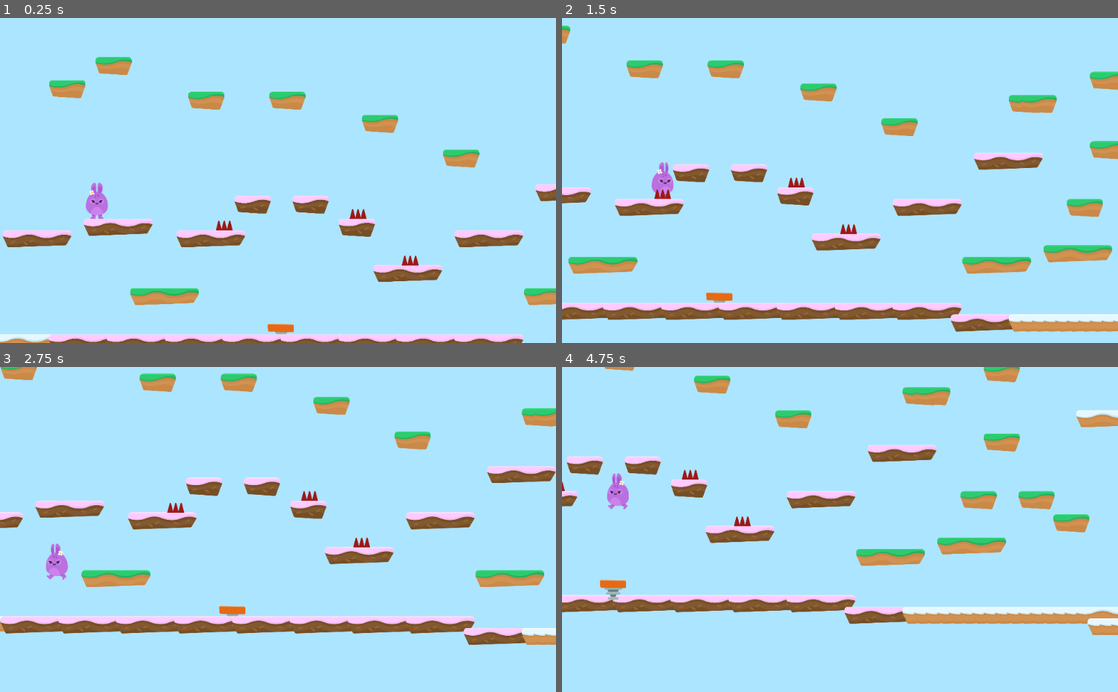
Above: before the commit, frames 1-4 (two rows, left to right).
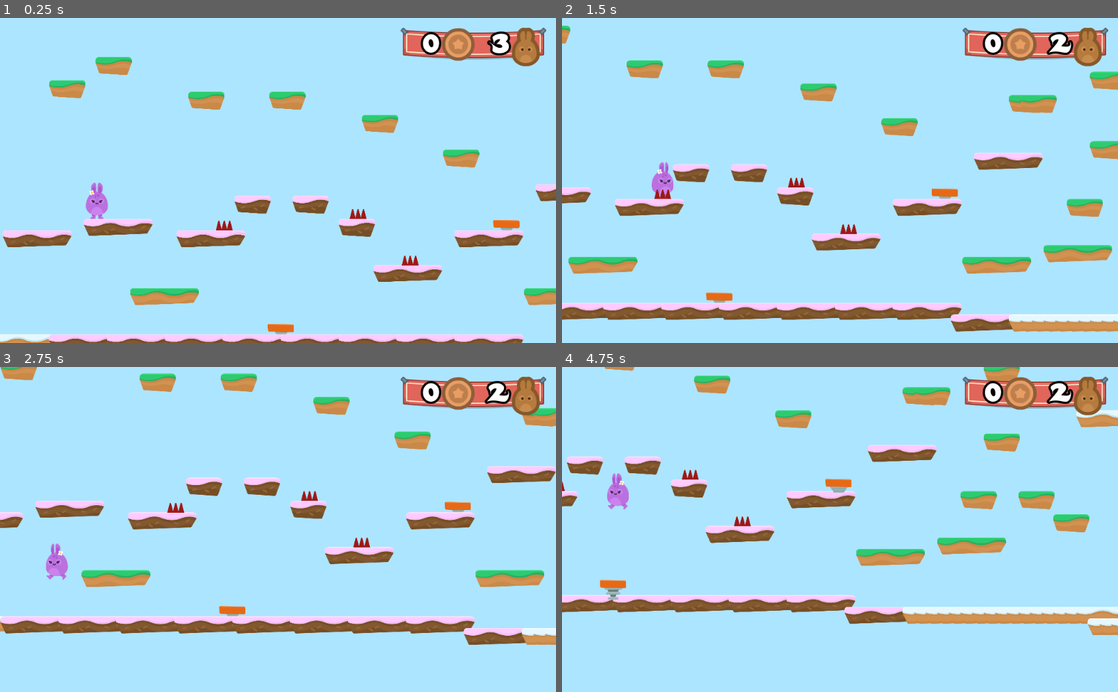
Above: after the commit, the same moments.

Repository: vrudas/hoppy-days
Game: Godot game, scene res://Levels/Level1.tscn
Two runs of this game, one before a commit and one after it. Both use one fixed random seed, a clock stepped at 60 frames per second and the inputs below.
Inputs:
- Up to frame 1 (0.25 s): no input
- Up to frame 2 (1.5 s): hold D (right) from 0.53 s (still down); tap W (jump) at 0.77 s
- Up to frame 3 (2.75 s): tap W (jump) at 1.52 s; release D (right) at 2.03 s; hold A (left) from 2.03 s (still down)
- Up to frame 4 (4.75 s): release A (left) at 2.78 s; hold D (right) 2.78-4.28 s; tap W (jump) at 3.02, 3.77, 4.52 s; hold A (left) from 4.28 s (still down)

The runs differ from the first frame. In frame 1, 2.4% of the frame differs, in the area x 72-99%, y 2-66%; in frame 2, 2.4%; in frame 3, 2.4%; in frame 4, 2.5%, in the area x 47-99%, y 2-39%.

Commit message:
Implemented GUI

Diff:
--- /dev/null
+++ b/GUI/GUI.gd
@@ -0,0 +1,7 @@
+extends CanvasLayer
+
+onready var LifeCount: Label = $Control/TextureRect/HBoxContainer/LifeCount
+
+
+func update_lives(lives_left: int):
+    LifeCount.text = str(lives_left)
--- /dev/null
+++ b/GUI/GUI.tscn
@@ -0,0 +1,85 @@
+[gd_scene load_steps=7 format=2]
+
+[ext_resource path="res://GFX/HUD/bannerHanging.png" type="Texture" id=1]
+[ext_resource path="res://GFX/HUD/coin_bronze.png" type="Texture" id=2]
+[ext_resource path="res://Fonts/candles_.ttf" type="DynamicFontData" id=3]
+[ext_resource path="res://GFX/HUD/lifes.png" type="Texture" id=4]
+[ext_resource path="res://GUI/GUI.gd" type="Script" id=5]
+
+[sub_resource type="DynamicFont" id=1]
+size = 48
+outline_size = 4
+outline_color = Color( 0, 0, 0, 1 )
+use_filter = true
+font_data = ExtResource( 3 )
+
+[node name="GUI" type="CanvasLayer" groups=[
+"GUI",
+]]
+script = ExtResource( 5 )
+
+[node name="Control" type="Control" parent="."]
+anchor_right = 1.0
+anchor_bottom = 1.0
+__meta__ = {
+"_edit_use_anchors_": false
+}
+
+[node name="TextureRect" type="TextureRect" parent="Control"]
+anchor_left = 1.0
+anchor_right = 1.0
+margin_left = -286.0
+margin_top = 18.0
+margin_bottom = 59.0
+texture = ExtResource( 1 )
+__meta__ = {
+"_edit_use_anchors_": false
+}
+
+[node name="HBoxContainer" type="HBoxContainer" parent="Control/TextureRect"]
+anchor_right = 1.0
+anchor_bottom = 1.0
+margin_left = 12.0
+margin_right = -30.0
+margin_bottom = -12.0
+alignment = 1
+__meta__ = {
+"_edit_use_anchors_": false
+}
+
+[node name="CoinCount" type="Label" parent="Control/TextureRect/HBoxContainer"]
+margin_top = 4.0
+margin_right = 60.0
+margin_bottom = 66.0
+size_flags_horizontal = 3
+custom_fonts/font = SubResource( 1 )
+text = "0"
+align = 2
+__meta__ = {
+"_edit_use_anchors_": false
+}
+
+[node name="CoinIcon" type="TextureRect" parent="Control/TextureRect/HBoxContainer"]
+margin_left = 64.0
+margin_right = 124.0
+margin_bottom = 71.0
+texture = ExtResource( 2 )
+
+[node name="LifeCount" type="Label" parent="Control/TextureRect/HBoxContainer"]
+margin_left = 128.0
+margin_top = 4.0
+margin_right = 188.0
+margin_bottom = 66.0
+size_flags_horizontal = 3
+custom_fonts/font = SubResource( 1 )
+text = "0"
+align = 2
+__meta__ = {
+"_edit_use_anchors_": false
+}
+
+[node name="LifeIcon" type="TextureRect" parent="Control/TextureRect/HBoxContainer"]
+margin_left = 192.0
+margin_right = 244.0
+margin_bottom = 71.0
+texture = ExtResource( 4 )
--- a/Levels/GameState.gd
+++ b/Levels/GameState.gd
@@ -5,14 +5,22 @@
 func _ready():
     add_to_group("Gamestate")
 
+    update_GUI()
+
 
 func hurt():
     lives -= 1
+
     $Player.hurt()
+    update_GUI()
 
     if lives < 0:
         end_game()
 
 
+func update_GUI():
+    get_tree().call_group("GUI", "update_lives", lives)
+
+
 func end_game():
     get_tree().change_scene("res://Levels/GameOver.tscn")
--- a/Levels/Level1.tscn
+++ b/Levels/Level1.tscn
@@ -6,6 +6,7 @@
 [ext_resource path="res://SFX/Summer_Park.ogg" type="AudioStream" id=4]
 [ext_resource path="res://Items/JumpPad.tscn" type="PackedScene" id=5]
 [ext_resource path="res://Levels/GameState.gd" type="Script" id=6]
+[ext_resource path="res://GUI/GUI.tscn" type="PackedScene" id=7]
 
 [node name="Level1" type="Node2D"]
 position = Vector2( 39.8112, 740.488 )
@@ -36,7 +37,12 @@
 [node name="JumpPad" parent="JumpPads" instance=ExtResource( 5 )]
 position = Vector2( 1576.17, 1798.95 )
 
+[node name="JumpPad2" parent="JumpPads" instance=ExtResource( 5 )]
+position = Vector2( 2822.12, 1222.51 )
+
 [node name="BackgroundMusic" type="AudioStreamPlayer" parent="."]
 stream = ExtResource( 4 )
 volume_db = -5.0
 autoplay = true
+
+[node name="GUI" parent="." instance=ExtResource( 7 )]
--- a/Player/Player.gd
+++ b/Player/Player.gd
@@ -66,6 +66,7 @@
     motion.y -= JUMP_SPEED
 
     play_hurt_sound()
+    get_tree().call_group("GUI", "hurt")
 
 
 func play_jump_sound():
Not shown: 1 places in Levels/Level1.tscn that only renumber resources
